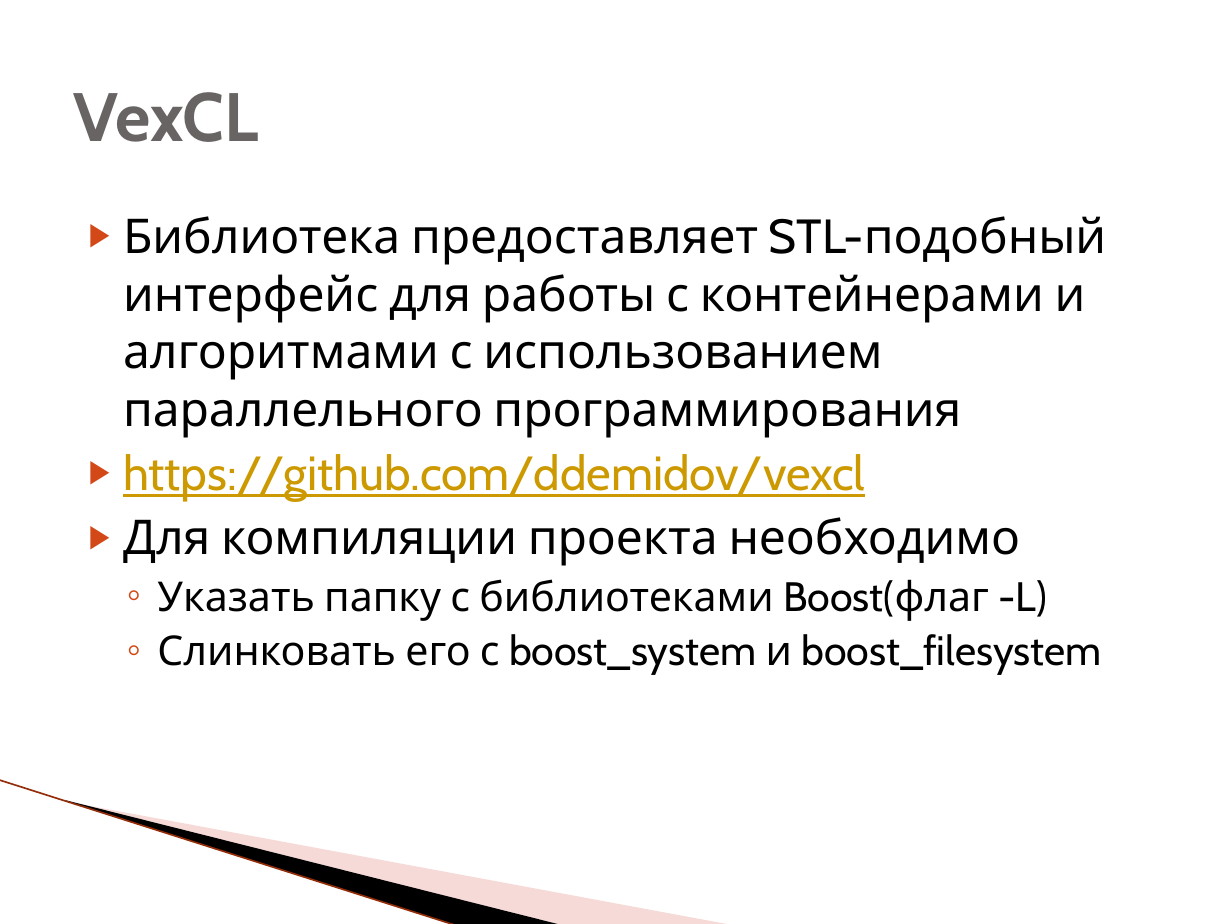
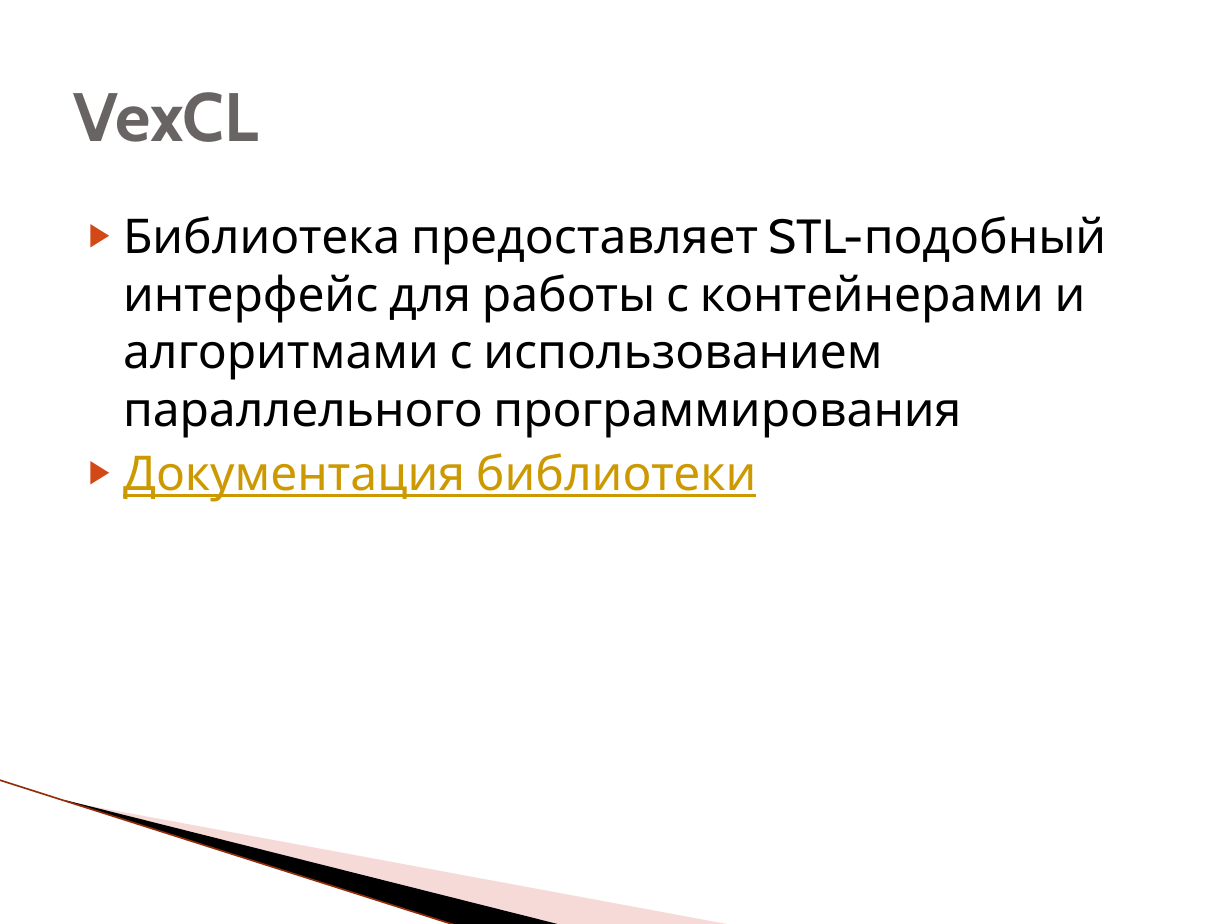
Before and after one commit to HPC-lab-ITIS/OpenCL, a slide deck: slide 9 of materials/lec_3/lec_3.pptx. Drawn at 1232x924 pixels with LibreOffice and Linux fonts; fonts in the diff are those of the drawing; background and template pictures are left out. Boxes give left, top, right and bottom in pixels: in the first picture for what was removed or moved away, otherwise in the second. Text is boxed around its words. In the diff, an @@ line names an element or a change of style, - is before the commit and + after.

```diff
--- a/materials/lec_3/lec_3.pptx
+++ b/materials/lec_3/lec_3.pptx
@@ text at box(123, 453, 757, 502): text changed; size 24 to 28 pt; text colour #000000 to #CC9900 @@
-▶ https://github.com/ddemidov/vexcl
-▶ Для компиляции проекта необходимо
-  ◦ Указать папку с библиотеками Boost(флаг -L)
-  ◦ Слинковать его с boost_system и boost_filesystem
+▶ Документация библиотеки
```
Also in this commit, not shown: 2 slides added, 1 other file.
